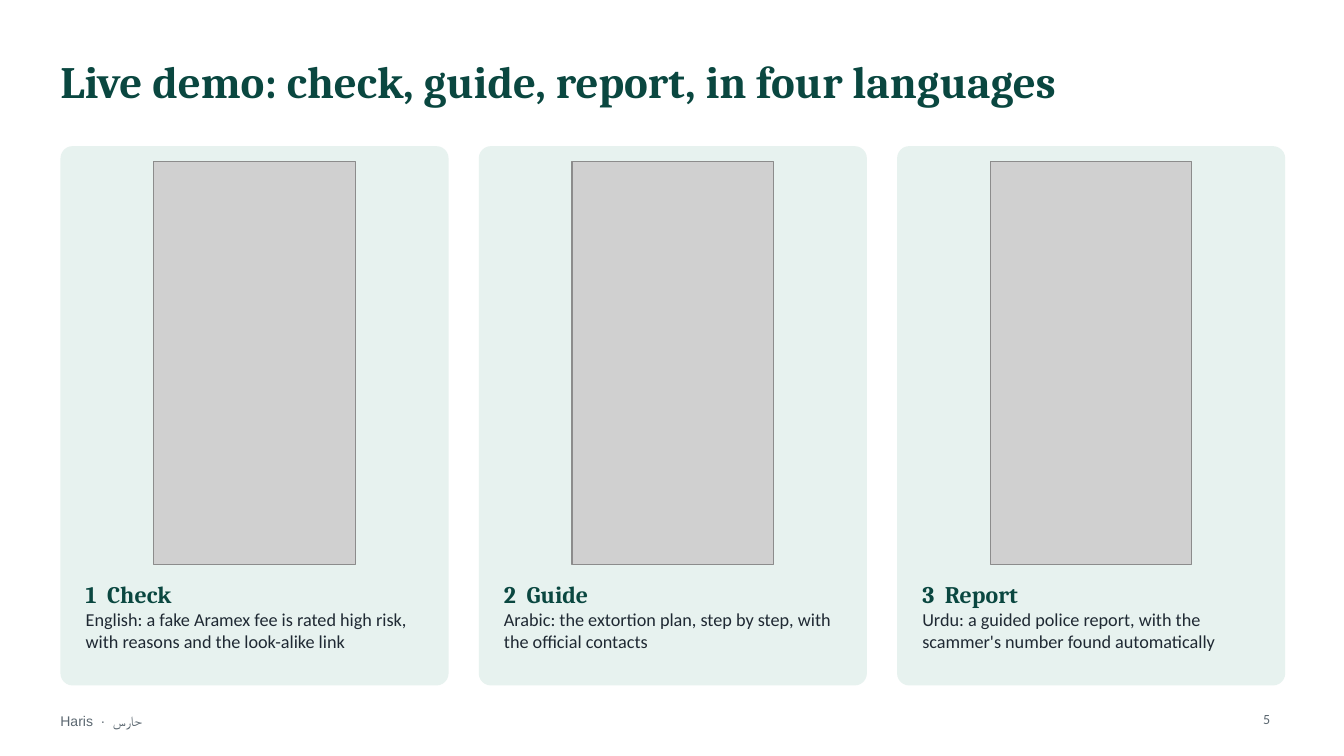
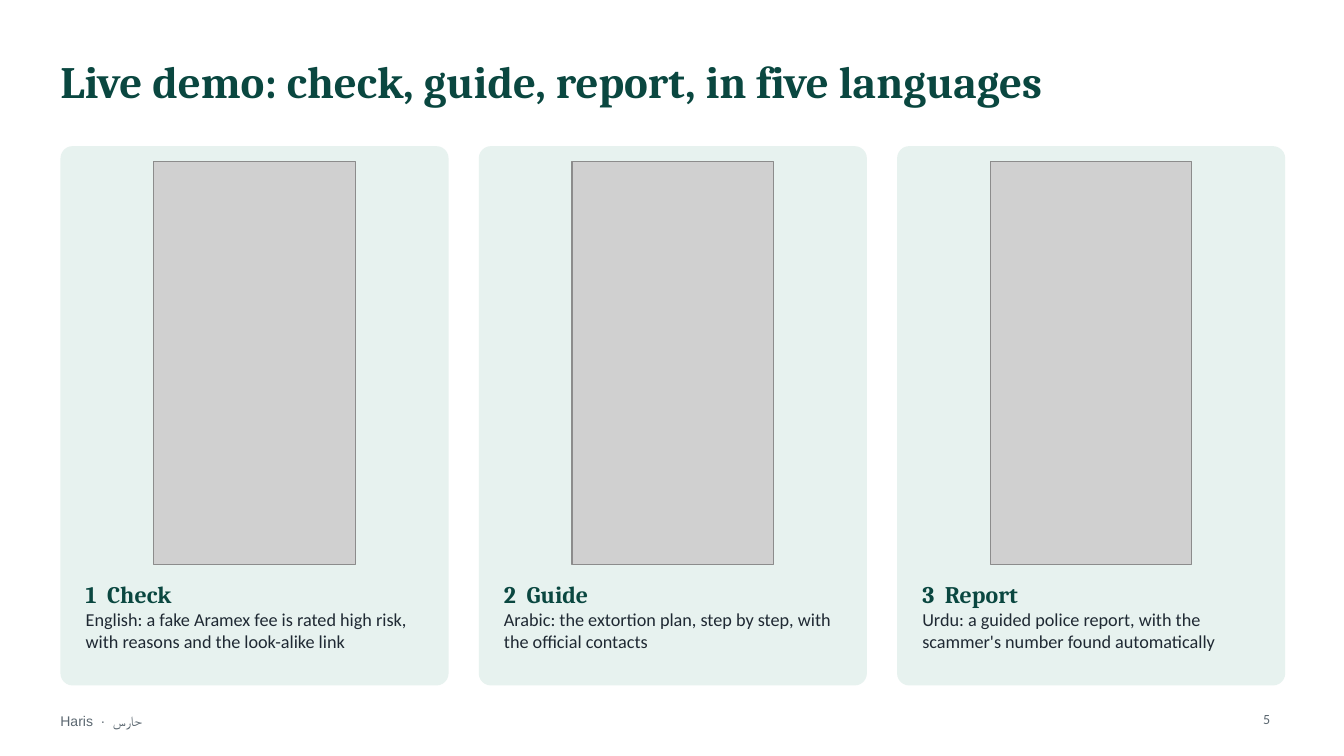
Before and after one commit to mohamedtorky2022/Haris, a slide deck: slide 5 of docs/Haris-presentation.pptx. Drawn at 1344x756 pixels with LibreOffice and Linux fonts; fonts in the diff are those of the drawing; grey boxes stand for pictures. Boxes give left, top, right and bottom in pixels: in the first picture for what was removed or moved away, otherwise in the second. Text is boxed around its words. In the diff, an @@ line names an element or a change of style, - is before the commit and + after.

```diff
--- a/docs/Haris-presentation.pptx
+++ b/docs/Haris-presentation.pptx
@@ title at (60,66,1042,108): text changed @@
-Live demo: check, guide, report, in four languages
+Live demo: check, guide, report, in five languages
```
Also in this commit, not shown: 5 other slides changed, 1 other file.
